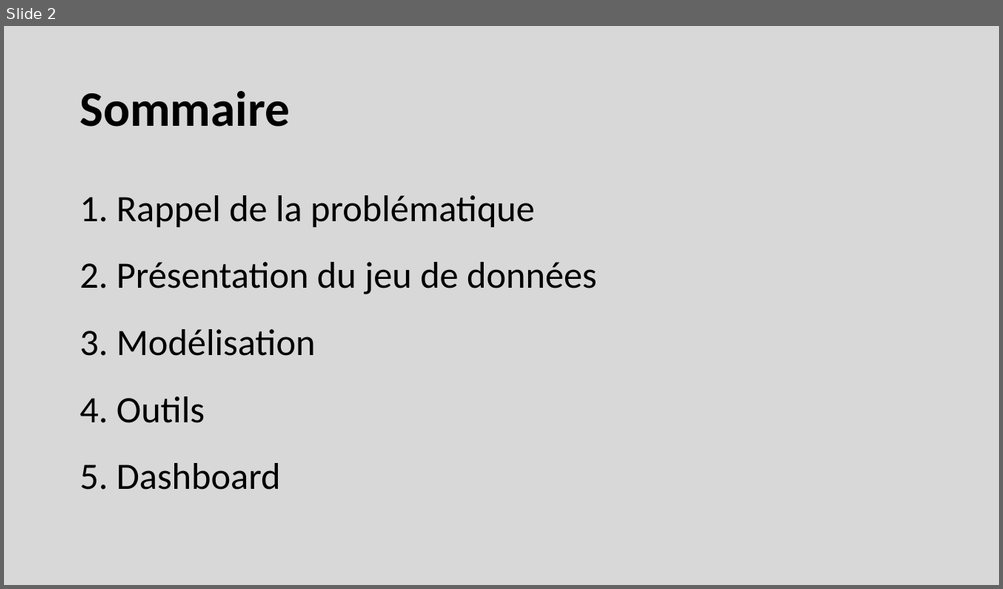
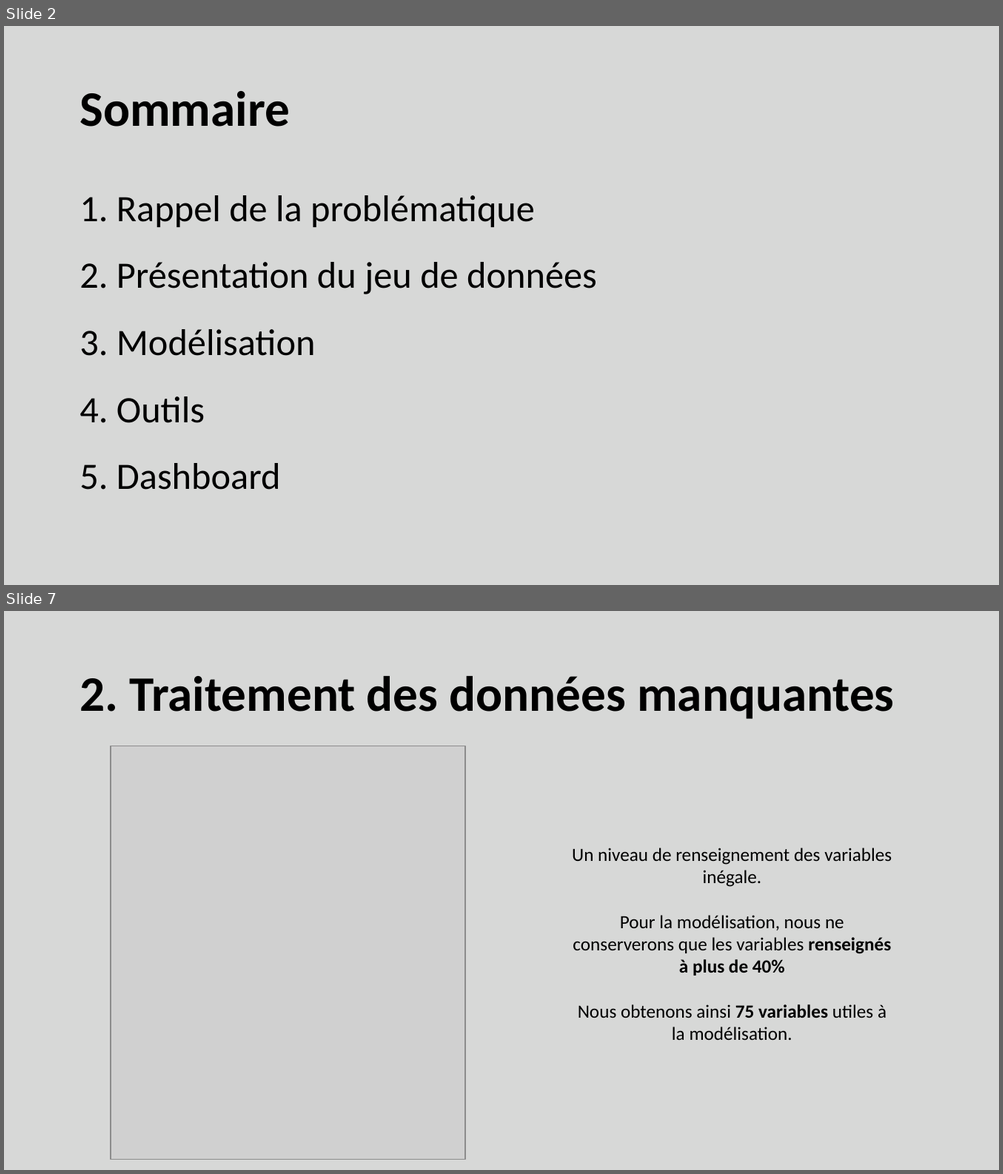
Before and after one commit to pbonte92/P7_Paul_Bonte, a slide deck: Paul_Bonte_P7_03_Présentation.pptx. Shown one above the other, each under a label of ours: slide 2 before the commit, slides 2 and 7 after it; the slides between them are not shown. The pictures are 1003x589 and 1003x1174 pixels, drawn with LibreOffice and Linux fonts; fonts in the diff are those of the drawing; grey boxes stand for pictures. Boxes give left, top, right and bottom in pixels: in the first picture for what was removed or moved away, otherwise in the second. Text is boxed around its words. In the diff, an @@ line names an element or a change of style, - is before the commit and + after.

```diff
--- a/Paul_Bonte_P7_03_Présentation.pptx
+++ b/Paul_Bonte_P7_03_Présentation.pptx
@@ slide 7 added at [4, 611, 999, 1170], background #FFFFFF @@
@@ rectangle added at [4, 611, 999, 1170], fill #D7D8D7, outline #D7D8D7 1 pt @@
@@ title added at [79, 676, 893, 719], 48 pt, text #000000, bold @@
+2. Traitement des données manquantes
@@ picture added at [111, 746, 465, 1159] @@
@@ text added at [572, 848, 891, 1040], 18 pt, text #000000 @@
+Un niveau de renseignement des variables inégale.
+Pour la modélisation, nous ne conserverons que les variables renseignés à plus de 40%
+Nous obtenons ainsi 75 variables utiles à la modélisation.
```
Also in this commit, not shown: 5 slides changed, 11 other slides added, 2 slides removed, 7 other files.
